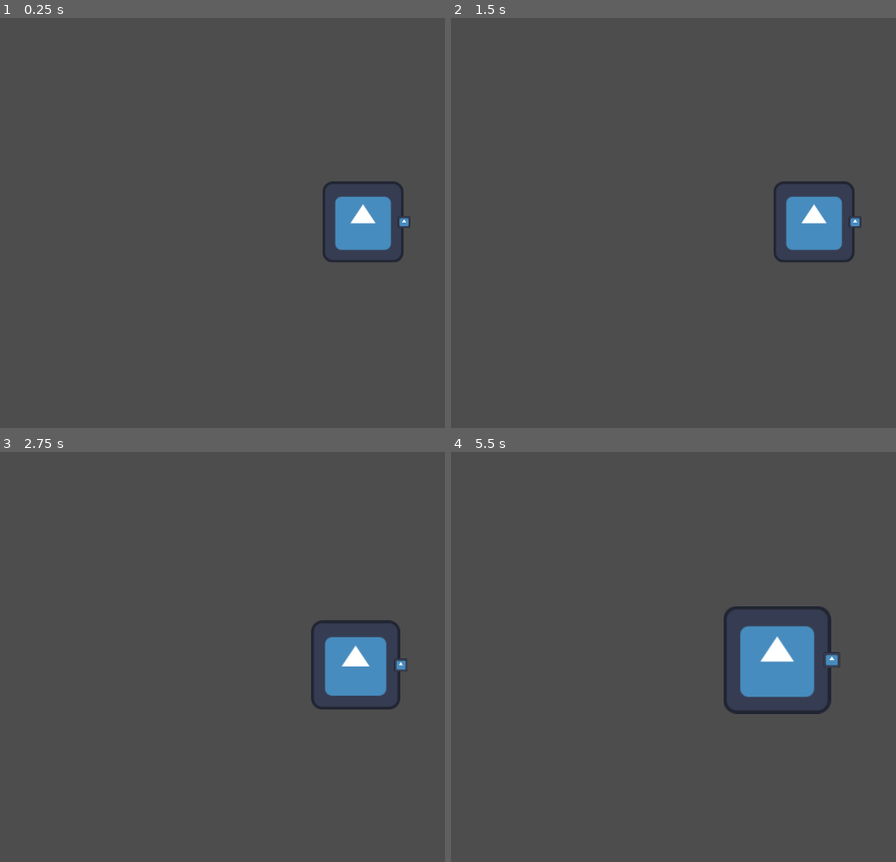
Above: before the commit, frames 1-4 (two rows, left to right).
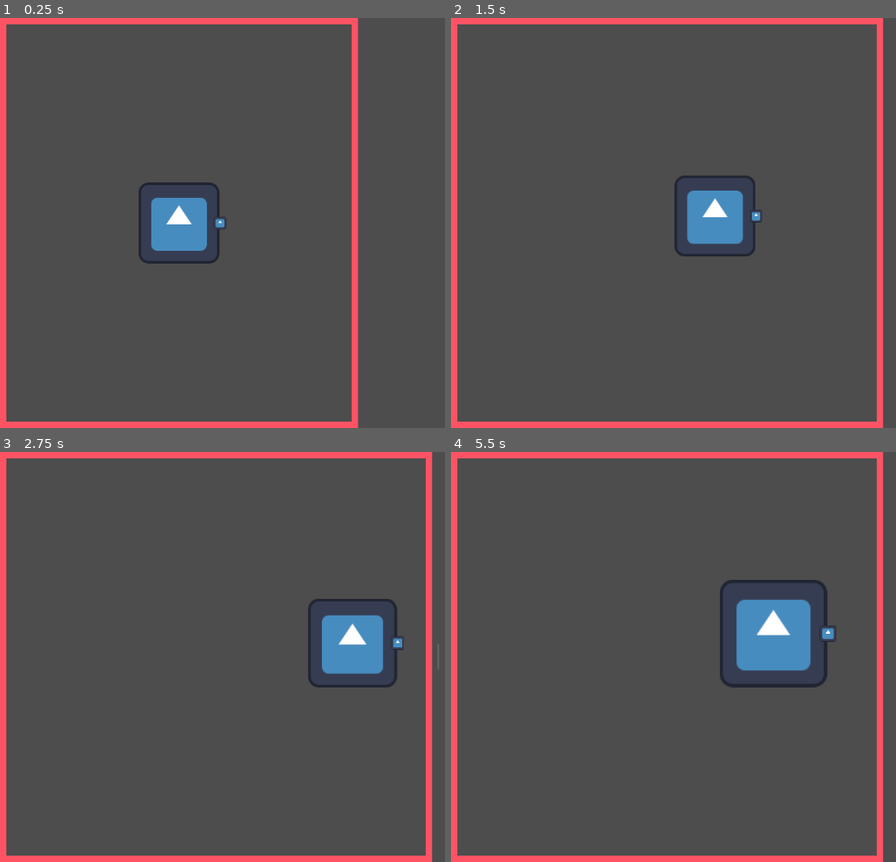
Above: after the commit, the same moments.

Repository: yosshipaopao/algo-game
Game: Godot game, scene res://base.tscn
Two runs of this game, one before a commit and one after it. Both use one fixed random seed, a clock stepped at 60 frames per second and the inputs below. The engine's default icon, where the game draws it, is replaced by a stand-in: a white triangle on a blue panel in a dark square.
Inputs (mouse positions are in pixels of both pictures, inside the frame that each line leads up to):
- Up to frame 1 (0.25 s): no input
- Up to frame 2 (1.5 s): tap Enter at 0.5 s; drag from (815, 223) to (887, 132) at 0.52 s; tap Space at 1.25 s; drag from (669, 243) to (815, 223) at 1.27 s
- Up to frame 3 (2.75 s): tap Enter at 2 s; move the mouse to (436, 566) at 2.02 s; tap Mouse wheel up (zoom_in_cam) at 2.1 s; click (436, 566) at 2.17 s
- Up to frame 4 (5.5 s): tap Space at 2.75, 5 s; drag from (780, 739) to (597, 595) at 2.77 s; tap Enter at 3.5 s; move the mouse to (outside the picture) at 3.52 s; tap Mouse wheel up (zoom_in_cam) at 3.6, 5.1 s; click (outside the picture) at 3.67 s; drag from (597, 595) to (704, 554) at 4.27 s; move the mouse to (851, 657) at 5.02 s; click (851, 657) at 5.17 s

The runs differ from the first frame. In frame 1, 9.5% of the frame differs, in the area x 0-93%, y 0-100%; in frame 2, 10%, in the area x 0-98%, y 0-100%; in frame 3, 8.6%; in frame 4, 9.9%.

Commit message:
succeed what i want to do

Diff:
--- a/base.tscn
+++ b/base.tscn
@@ -1,22 +1,60 @@
-[gd_scene load_steps=2 format=3 uid="uid://cdrxjlb5vuh46"]
+[gd_scene load_steps=3 format=3 uid="uid://cdrxjlb5vuh46"]
 
 [ext_resource type="PackedScene" uid="uid://dd7kpml6vme3t" path="res://main.tscn" id="1_pa0yk"]
 
-[node name="Base" type="Node2D"]
+[sub_resource type="StyleBoxFlat" id="StyleBoxFlat_8ycug"]
+bg_color = Color(1, 0.326265, 0.394154, 1)
 
-[node name="CanvasLayer" type="SubViewportContainer" parent="."]
+[node name="Base" type="Control"]
+layout_mode = 3
 anchors_preset = 15
 anchor_right = 1.0
 anchor_bottom = 1.0
-offset_right = 1148.0
-offset_bottom = 645.0
 grow_horizontal = 2
 grow_vertical = 2
-mouse_filter = 2
+
+[node name="HSplitContainer" type="HSplitContainer" parent="."]
+layout_mode = 1
+anchors_preset = 15
+anchor_right = 1.0
+anchor_bottom = 1.0
+grow_horizontal = 2
+grow_vertical = 2
+theme_override_constants/separation = 20
+
+[node name="Panel" type="Panel" parent="HSplitContainer"]
+layout_mode = 2
+size_flags_horizontal = 3
+theme_override_styles/panel = SubResource("StyleBoxFlat_8ycug")
+
+[node name="SubViewportContainer" type="SubViewportContainer" parent="HSplitContainer/Panel"]
+layout_mode = 1
+anchors_preset = 15
+anchor_right = 1.0
+anchor_bottom = 1.0
+offset_left = 10.0
+offset_top = 10.0
+offset_right = -10.0
+offset_bottom = -10.0
+grow_horizontal = 2
+grow_vertical = 2
+size_flags_horizontal = 3
 stretch = true
 
-[node name="SubViewport" type="SubViewport" parent="CanvasLayer"]
-size = Vector2i(1148, 645)
-size_2d_override_stretch = true
+[node name="SubViewport" type="SubViewport" parent="HSplitContainer/Panel/SubViewportContainer"]
+handle_input_locally = false
+physics_object_picking = true
+size = Vector2i(546, 628)
+render_target_update_mode = 4
 
-[node name="Node2D" parent="CanvasLayer/SubViewport" instance=ExtResource("1_pa0yk")]
+[node name="Node2D" parent="HSplitContainer/Panel/SubViewportContainer/SubViewport" instance=ExtResource("1_pa0yk")]
+
+[node name="SubViewportContainer2" type="SubViewportContainer" parent="HSplitContainer"]
+layout_mode = 2
+size_flags_horizontal = 3
+stretch = true
+
+[node name="SubViewport" type="SubViewport" parent="HSplitContainer/SubViewportContainer2"]
+handle_input_locally = false
+size = Vector2i(566, 648)
+render_target_update_mode = 4
--- a/main.tscn
+++ b/main.tscn
@@ -8,7 +8,6 @@
 script = ExtResource("1_xqeji")
 
 [node name="Block" parent="." instance=ExtResource("1_aegk8")]
-metadata/_edit_group_ = true
 
 [node name="Camera2D" type="Camera2D" parent="."]
 script = ExtResource("2_f748d")
